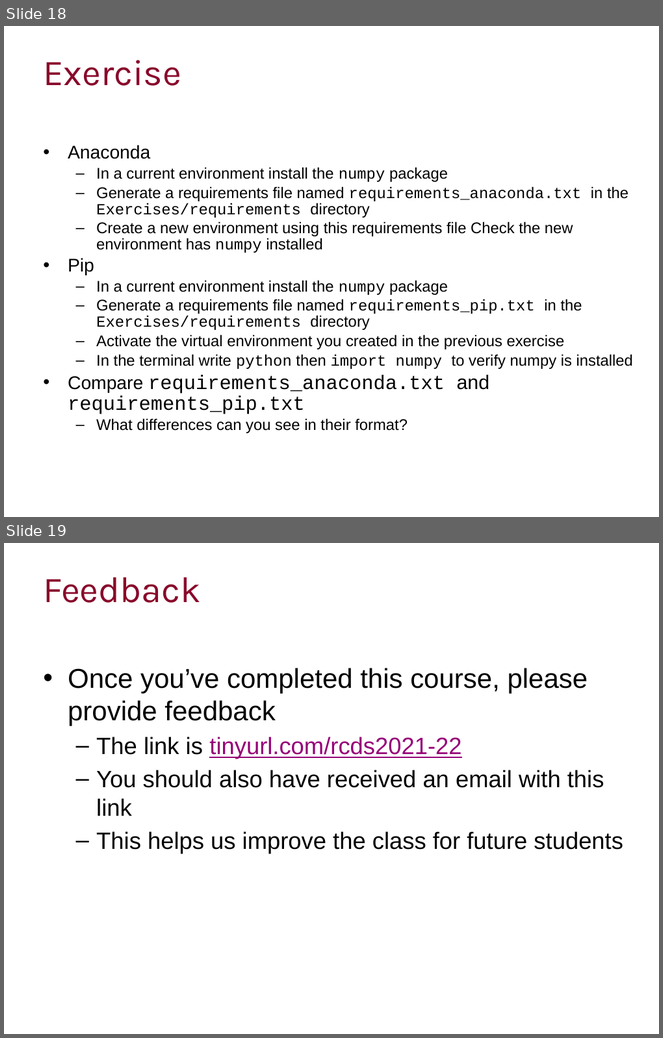
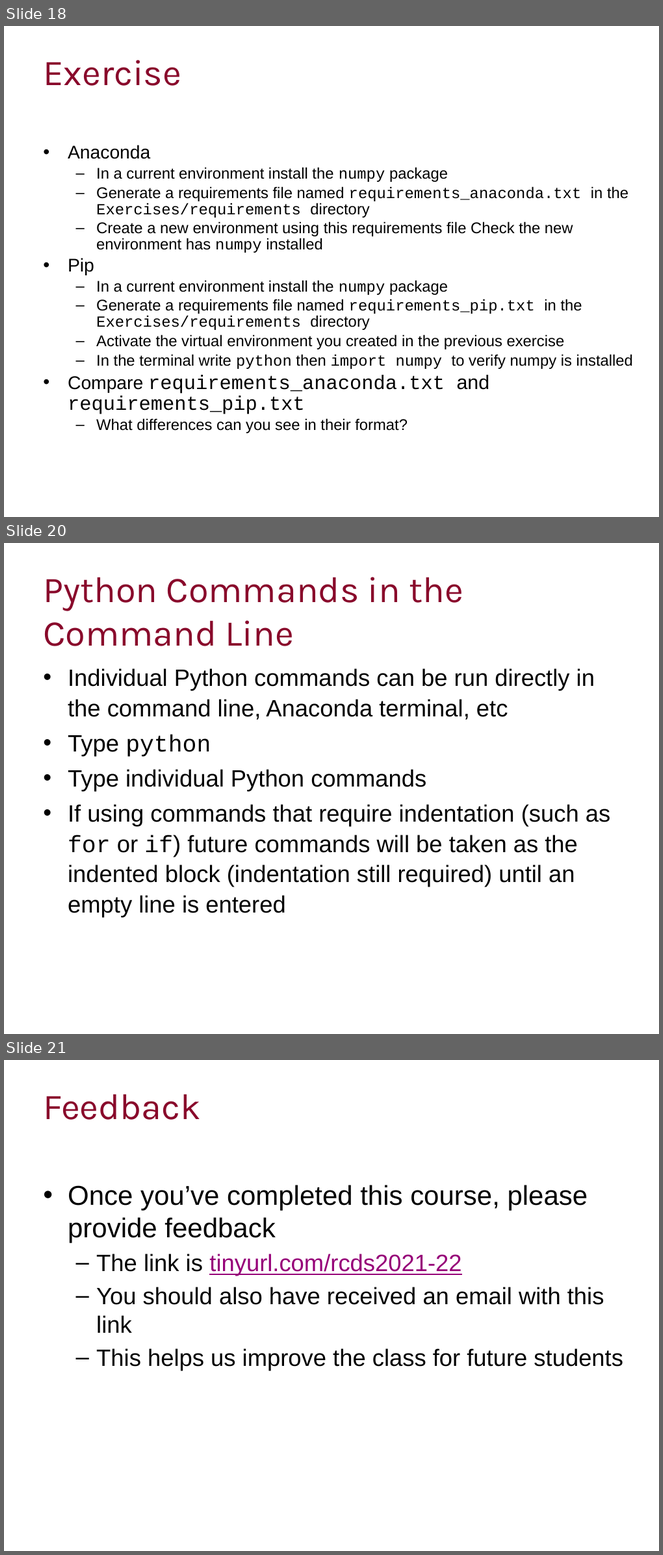
Before and after one commit to ImperialCollegeLondon/RCDS-managing-and-running-python-effectively, a slide deck: Managing and Running Python Effectively.pptx. Shown one above the other, each under a label of ours: slides 18 and 19 before the commit, slides 18, 20 and 21 after it; the slides between them are not shown. The pictures are 663x1038 and 663x1555 pixels, drawn with LibreOffice and Linux fonts; fonts in the diff are those of the drawing; background and template pictures are left out. Boxes give left, top, right and bottom in pixels: in the first picture for what was removed or moved away, otherwise in the second. Text is boxed around its words. In the diff, an @@ line names an element or a change of style, - is before the commit and + after.

```diff
--- a/Managing and Running Python Effectively.pptx
+++ b/Managing and Running Python Effectively.pptx
@@ slide 20 added at (4, 543, 659, 1034), background #FFFFFF @@
@@ title added at (43, 577, 464, 646), 40 pt, text #89092B @@
+Python Commands in the Command Line
@@ text added at (68, 668, 610, 918), 26 pt, text #000000 @@
+• Individual Python commands can be run directly in the command line, Anaconda terminal, etc
+• Type python
+• Type individual Python commands
+• If using commands that require indentation (such as for or if) future commands will be taken as the indented block (indentation still required) until an empty line is entered
@@ what was slide 19 is now slide 21 @@
```
Also in this commit, not shown: 1 slide changed, 1 other slide added.
